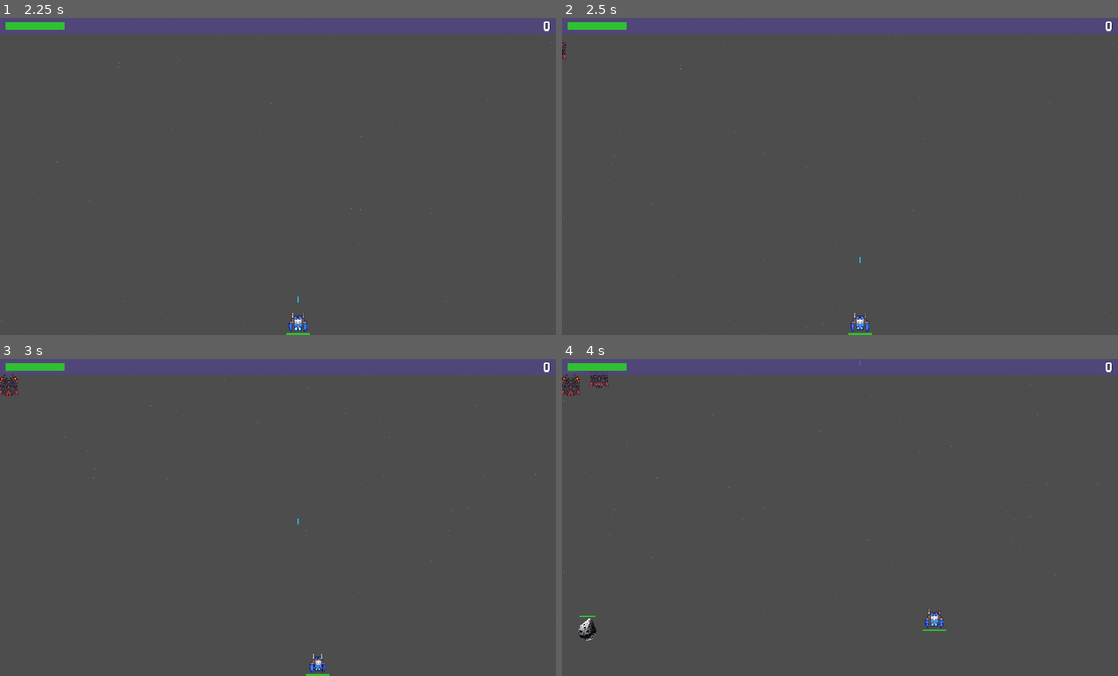
Above: before the commit, frames 1-4 (two rows, left to right).
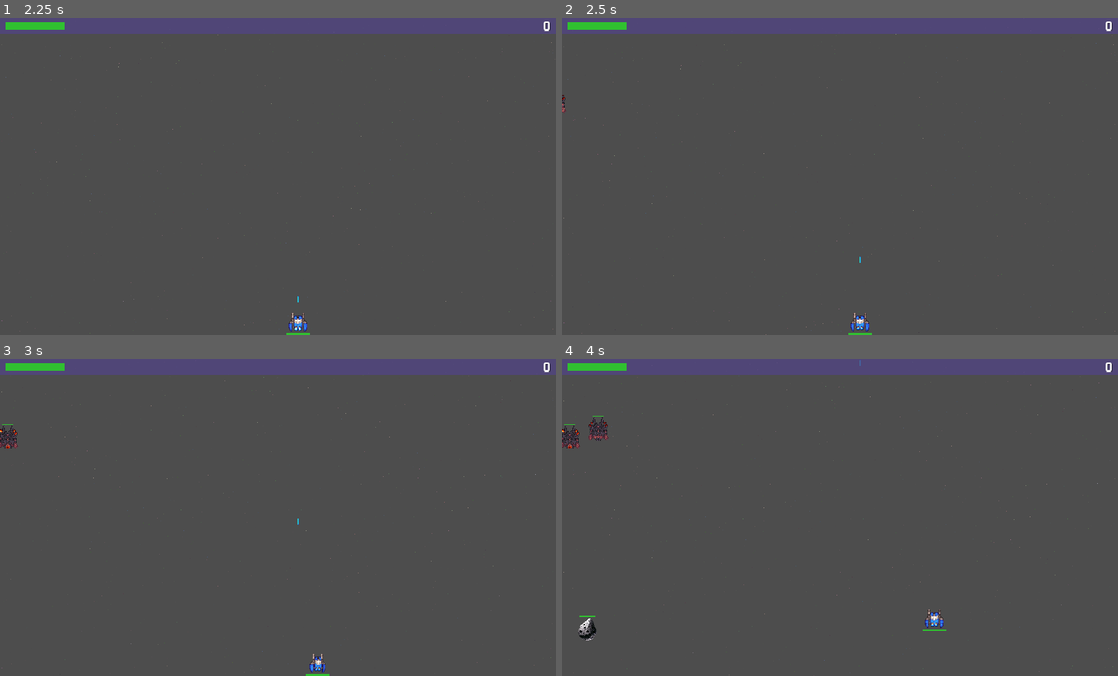
Above: after the commit, the same moments.

Repository: JerryHobby/Space-Ace
Game: Godot game, scene res://Scenes/main.tscn
Same seed, same stepped clock (60 frames per second), same inputs: the game is played once before the commit and once after it.
Inputs (mouse positions are in pixels of both pictures, inside the frame that each line leads up to):
- Up to frame 1 (2.25 s): click "Play" at 0.5 s; move the mouse to (400, 160) at 1.27 s; hold Right (right) 1.28-2.03 s; tap M (music) at 1.35 s; move the mouse to (166, 192) at 2.02 s; hold Down (down) from 2.03 s (still down); tap Alt (shoot) at 2.1 s
- Up to frame 2 (2.5 s): keep holding Down (down)
- Up to frame 3 (3 s): move the mouse to (333, 447) at 2.77 s; release Down (down) at 2.78 s; hold Right (right) from 2.78 s (still down); tap S (sounds) at 2.85 s
- Up to frame 4 (4 s): move the mouse to (812, 580) at 3.52 s; release Right (right) at 3.53 s; hold Up (up) from 3.53 s (still down); tap M (music) at 3.6 s

Frame 1 is identical in both runs. In frame 2, less than 0.1% of the frame differs, in the area x 0-1%, y 7-30%; in frame 3, 0.3%; in frame 4, 0.6%, in the area x 0-9%, y 3-29%.

Commit message:
camera shake

Diff:
--- a/Scenes/Bullets/homing_missile.gd
+++ b/Scenes/Bullets/homing_missile.gd
@@ -37,7 +37,7 @@
 
 func blow_up() -> void:
 	ObjectMaker.create_explosion(global_position, get_tree().current_scene)
-	SignalManager.on_score_updated.emit(GameData.SCORE_MISSILE)
+	ScoreManager.increment_score(GameData.SCORE_MISSILE)
 	set_process(false)
 	queue_free()
 
--- a/Scenes/Enemies/asteroid.gd
+++ b/Scenes/Enemies/asteroid.gd
@@ -34,7 +34,7 @@
 
 func die() -> void:
 	_dead = true
-	SignalManager.on_score_updated.emit(GameData.SCORE_ASTEROID)
+	ScoreManager.increment_score(GameData.SCORE_ASTEROID)
 	make_powerup()
 	await make_booms()
 	set_process(false)
--- a/Scenes/Enemies/enemy_basic.gd
+++ b/Scenes/Enemies/enemy_basic.gd
@@ -84,7 +84,7 @@
 	if _dead:
 		return
 	_dead = true
-	SignalManager.on_score_updated.emit(GameData.SCORE_ENEMY)
+	ScoreManager.increment_score(GameData.SCORE_ENEMY)
 	set_process(false)
 	await make_booms()
 	queue_free()
--- a/Scenes/Enemies/saucer.gd
+++ b/Scenes/Enemies/saucer.gd
@@ -58,7 +58,7 @@
 
 
 func die() -> void:
-	SignalManager.on_score_updated.emit(GameData.SCORE_SAUCER)
+	ScoreManager.increment_score(GameData.SCORE_SAUCER)
 	set_process(false)
 	queue_free()
 
--- a/Scenes/Enemies/wave_manager.tscn
+++ b/Scenes/Enemies/wave_manager.tscn
@@ -16,7 +16,7 @@
 
 [sub_resource type="Curve2D" id="Curve2D_i5xhd"]
 _data = {
-"points": PackedVector2Array(0, 0, 0, 0, -139, 141.912, -1.06152, -97.66, 1.06152, 97.66, 1266, 213, -3.18456, -130.567, 3.18456, 130.567, -14, 333, -5.30761, -149.675, 5.30761, 149.675, 1268, 421, -4.24609, -113.583, 4.24609, 113.583, -18, 533, -10.6152, -7.43065, 10.6152, 7.43065, 1364, 622)
+"points": PackedVector2Array(0, 0, 0, 0, -128, 164.706, -1.06152, -97.66, 1.06152, 97.66, 1266, 213, -3.18456, -130.567, 3.18456, 130.567, -14, 333, -5.30761, -149.675, 5.30761, 149.675, 1268, 421, -4.24609, -113.583, 4.24609, 113.583, -18, 533, -10.6152, -7.43065, 10.6152, 7.43065, 1364, 622)
 }
 point_count = 6
 
@@ -58,7 +58,7 @@
 [node name="Bombers" type="Node2D" parent="Paths"]
 
 [node name="Path2D1" type="Path2D" parent="Paths/Bombers"]
-position = Vector2(57, -78)
+position = Vector2(55, 55)
 curve = SubResource("Curve2D_vc3qp")
 
 [node name="Path2D2" type="Path2D" parent="Paths/Bombers"]
--- a/Scenes/game_ui.gd
+++ b/Scenes/game_ui.gd
@@ -2,20 +2,12 @@
 
 @onready var health_bar = $ColorRect/MarginContainer/HBoxContainer/HealthBar
 @onready var score_label = $ColorRect/MarginContainer/HBoxContainer/ScoreLabel
-
-var _score:int = 0
-
 
 # Called when the node enters the scene tree for the first time.
 func _ready():
 	SignalManager.on_health_bonus.connect(on_health_bonus)
 	SignalManager.on_score_updated.connect(on_score_updated)
 	SignalManager.on_player_hit.connect(on_player_hit)
-	SignalManager.on_player_died.connect(on_player_died)
-
-
-func on_health_bonus(v:int) -> void:
-	health_bar.inc_value(v)
 
 
 func format_score(v:int) -> String:
@@ -31,17 +23,17 @@
 
 
 func on_score_updated(v:int) -> void:
-	_score += v
-	score_label.text = format_score(_score)
+	score_label.text = format_score(v)
 
 
 func on_player_hit(v:int) -> void:
 	health_bar.take_damage(v)
 
 
-func on_player_died() -> void:
-	pass
+func on_health_bonus(v:int) -> void:
+	health_bar.inc_value(v)
 
 
 func _on_health_bar_died():
-	pass # Replace with function body.
+	SignalManager.on_player_died.emit()
+	GameManager.load_main_scene()
--- a/Scenes/level_bg.gd
+++ b/Scenes/level_bg.gd
@@ -9,7 +9,7 @@
 
 
 func _ready():
-	pass # Replace with function body.
+	ScoreManager.reset_score()
 
 
 func _process(delta):
--- a/Scenes/level_bg.tscn
+++ b/Scenes/level_bg.tscn
@@ -1,9 +1,10 @@
-[gd_scene load_steps=5 format=3 uid="uid://ht37v0usk801"]
+[gd_scene load_steps=6 format=3 uid="uid://ht37v0usk801"]
 
 [ext_resource type="Script" path="res://Scenes/level_bg.gd" id="1_qc5tp"]
 [ext_resource type="Texture2D" uid="uid://u0qkamnlexd7" path="res://assets/backgrounds/jw.png" id="2_0mfas"]
 [ext_resource type="Texture2D" uid="uid://b0a2wp7vfgypx" path="res://assets/backgrounds/spr_stars01.png" id="2_70dfy"]
 [ext_resource type="Texture2D" uid="uid://co12m2t6dlfc2" path="res://assets/backgrounds/spr_stars03.png" id="4_40f5w"]
+[ext_resource type="PackedScene" uid="uid://f4pkb4nyl1md" path="res://Scenes/shake_cam.tscn" id="5_g7jcn"]
 
 [node name="LevelBg" type="ParallaxBackground"]
 script = ExtResource("1_qc5tp")
@@ -44,3 +45,6 @@
 position = Vector2(1034, 0)
 rotation = 3.14159
 texture = ExtResource("4_40f5w")
+
+[node name="ShakeCam" parent="." instance=ExtResource("5_g7jcn")]
+anchor_mode = 0
--- a/Scenes/player.gd
+++ b/Scenes/player.gd
@@ -146,5 +146,3 @@
 func _on_health_bar_died():
 	health_bar.disconnect("died", _on_health_bar_died)
 	ObjectMaker.create_boom(global_position)
-	print("Player DIED")
-	pause()
--- a/Scenes/power_up.gd
+++ b/Scenes/power_up.gd
@@ -31,5 +31,5 @@
 
 func _on_area_entered(_area):
 	SignalManager.on_powerup_hit.emit(_powerup_type)
-	SignalManager.on_score_updated.emit(GameData.SCORE_POWERUP)
+	ScoreManager.increment_score(GameData.SCORE_POWERUP)
 	queue_free()
--- /dev/null
+++ b/Scenes/shake_cam.gd
@@ -0,0 +1,36 @@
+extends Camera2D
+
+@onready var timer = $Timer
+
+const SHAKE_RANGE:Vector2 = Vector2(-5.0, 5.0)
+
+var _shake_offset:Vector2 = Vector2.ZERO
+
+
+# Called when the node enters the scene tree for the first time.
+func _ready():
+	_shake_offset = offset
+	set_process(false)
+	SignalManager.on_player_hit.connect(on_player_hit)
+
+
+# Called every frame. 'delta' is the elapsed time since the previous frame.
+func _process(delta):
+	offset = Vector2 (
+		_shake_offset.x + get_random_shake(),
+		_shake_offset.y + get_random_shake()
+	)
+
+
+func get_random_shake() -> float:
+	return randf_range(SHAKE_RANGE.x, SHAKE_RANGE.y)
+
+
+func on_player_hit(_v:int) -> void:
+	set_process(true)
+	timer.start()
+
+
+func _on_timer_timeout():
+	set_process(false)
+	offset = _shake_offset
--- /dev/null
+++ b/Scenes/shake_cam.tscn
@@ -0,0 +1,12 @@
+[gd_scene load_steps=2 format=3 uid="uid://f4pkb4nyl1md"]
+
+[ext_resource type="Script" path="res://Scenes/shake_cam.gd" id="1_8upct"]
+
+[node name="ShakeCam" type="Camera2D"]
+script = ExtResource("1_8upct")
+
+[node name="Timer" type="Timer" parent="."]
+wait_time = 0.25
+one_shot = true
+
+[connection signal="timeout" from="Timer" to="." method="_on_timer_timeout"]
--- a/Singletons/ObjectMaker.gd
+++ b/Singletons/ObjectMaker.gd
@@ -9,13 +9,13 @@
 
 var powerup_scene = preload("res://Scenes/power_up.tscn")
 
-
 func add_child_deferred(child_to_add, parent:Node2D) -> void:
 	parent.add_child(child_to_add)
 
 
 func call_add_child(child_to_add, parent:Node2D) -> void:
-	call_deferred("add_child_deferred", child_to_add, parent)
+	if parent and child_to_add:
+		call_deferred("add_child_deferred", child_to_add, parent)
 
 
 func create_simple_scene(start_pos: Vector2, key: SCENE_KEY, parent:Node2D) -> void:
--- /dev/null
+++ b/Singletons/ScoreManager.gd
@@ -0,0 +1,14 @@
+extends Node
+
+var _score:int = 0
+var _high_score:int = 0
+
+func increment_score(v:int) -> void:
+	_score += v
+	if _high_score < _score:
+		_high_score = _score
+	SignalManager.on_score_updated.emit(_score)
+
+func reset_score() -> void:
+	_score = 0
+	SignalManager.on_score_updated.emit(_score)
--- a/project.godot
+++ b/project.godot
@@ -22,6 +22,7 @@
 SignalManager="*res://Singletons/SignalManager.gd"
 GameManager="*res://Singletons/GameManager.gd"
 ObjectMaker="*res://Singletons/ObjectMaker.gd"
+ScoreManager="*res://Singletons/ScoreManager.gd"
 
 [display]
 
